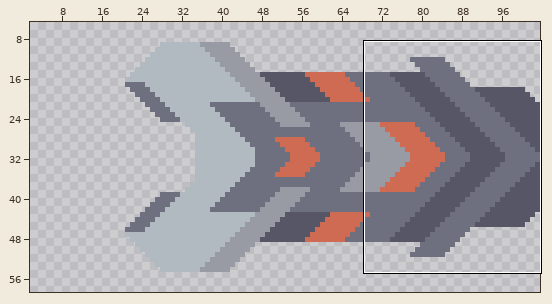
Two versions of one sprite sheet, sprites/unit/os/os4-cast-leg-base.png. The picture above shows the old version from afar; the outline marks the close-up.
Close-up. Before:
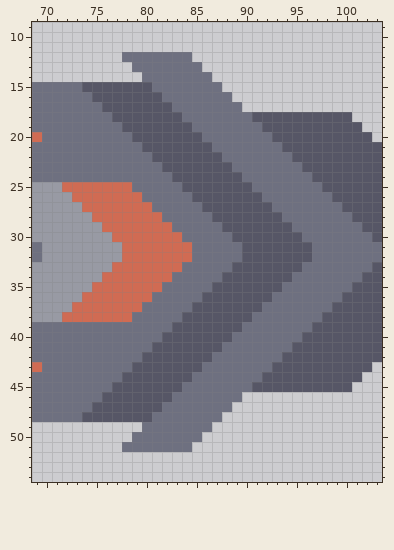
The file is 104x64 pixels. Shown: x 69..103, y 9..54. The wide view leaves out empty margins. The commit also changed other parts of the picture, which this record leaves out.
After the commit:
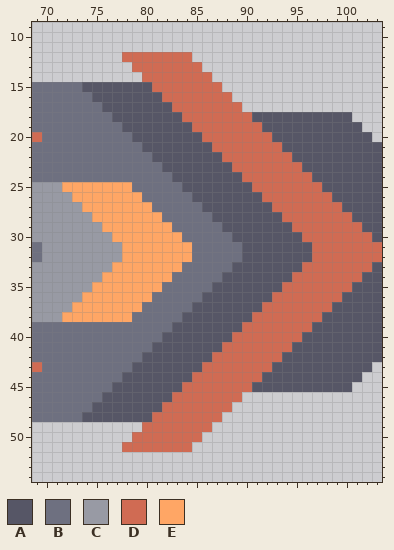
Palette (. is transparent): A #565666  B #6e7080  C #989aa4  D #d06b53  E #ffa665
Change:
{"y":12,"x":78,"old":"BBBBBBB","new":"DDDDDDD"}
{"y":13,"x":79,"old":"BBBBBBB","new":"DDDDDDD"}
{"y":14,"x":80,"old":"BBBBBBB","new":"DDDDDDD"}
{"y":15,"x":81,"old":"BBBBBBB","new":"DDDDDDD"}
{"y":16,"x":82,"old":"BBBBBBB","new":"DDDDDDD"}
{"y":17,"x":83,"old":"BBBBBBB","new":"DDDDDDD"}
{"y":18,"x":84,"old":"BBBBBBB","new":"DDDDDDD"}
{"y":19,"x":85,"old":"BBBBBBB","new":"DDDDDDD"}
{"y":20,"x":86,"old":"BBBBBBB","new":"DDDDDDD"}
{"y":21,"x":87,"old":"BBBBBBB","new":"DDDDDDD"}
{"y":22,"x":88,"old":"BBBBBBB","new":"DDDDDDD"}
{"y":23,"x":89,"old":"BBBBBBB","new":"DDDDDDD"}
{"y":24,"x":90,"old":"BBBBBBB","new":"DDDDDDD"}
{"y":25,"x":72,"old":"DDDDDDD","new":"EEEEEEE"}
{"y":25,"x":91,"old":"BBBBBBB","new":"DDDDDDD"}
{"y":26,"x":73,"old":"DDDDDDD","new":"EEEEEEE"}
{"y":26,"x":92,"old":"BBBBBBB","new":"DDDDDDD"}
{"y":27,"x":74,"old":"DDDDDDD","new":"EEEEEEE"}
{"y":27,"x":93,"old":"BBBBBBB","new":"DDDDDDD"}
{"y":28,"x":75,"old":"DDDDDDD","new":"EEEEEEE"}
{"y":28,"x":94,"old":"BBBBBBB","new":"DDDDDDD"}
{"y":29,"x":76,"old":"DDDDDDD","new":"EEEEEEE"}
{"y":29,"x":95,"old":"BBBBBBB","new":"DDDDDDD"}
{"y":30,"x":77,"old":"DDDDDDD","new":"EEEEEEE"}
{"y":30,"x":96,"old":"BBBBBBB","new":"DDDDDDD"}
{"y":31,"x":78,"old":"DDDDDDD","new":"EEEEEEE"}
{"y":31,"x":97,"old":"BBBBBBB","new":"DDDDDDD"}
{"y":32,"x":78,"old":"DDDDDDD","new":"EEEEEEE"}
{"y":32,"x":97,"old":"BBBBBBB","new":"DDDDDDD"}
{"y":33,"x":77,"old":"DDDDDDD","new":"EEEEEEE"}
{"y":33,"x":96,"old":"BBBBBBB","new":"DDDDDDD"}
{"y":34,"x":76,"old":"DDDDDDD","new":"EEEEEEE"}
{"y":34,"x":95,"old":"BBBBBBB","new":"DDDDDDD"}
{"y":35,"x":75,"old":"DDDDDDD","new":"EEEEEEE"}
{"y":35,"x":94,"old":"BBBBBBB","new":"DDDDDDD"}
{"y":36,"x":74,"old":"DDDDDDD","new":"EEEEEEE"}
{"y":36,"x":93,"old":"BBBBBBB","new":"DDDDDDD"}
{"y":37,"x":73,"old":"DDDDDDD","new":"EEEEEEE"}
{"y":37,"x":92,"old":"BBBBBBB","new":"DDDDDDD"}
{"y":38,"x":72,"old":"DDDDDDD","new":"EEEEEEE"}
{"y":38,"x":91,"old":"BBBBBBB","new":"DDDDDDD"}
{"y":39,"x":90,"old":"BBBBBBB","new":"DDDDDDD"}
{"y":40,"x":89,"old":"BBBBBBB","new":"DDDDDDD"}
{"y":41,"x":88,"old":"BBBBBBB","new":"DDDDDDD"}
{"y":42,"x":87,"old":"BBBBBBB","new":"DDDDDDD"}
{"y":43,"x":86,"old":"BBBBBBB","new":"DDDDDDD"}
{"y":44,"x":85,"old":"BBBBBBB","new":"DDDDDDD"}
{"y":45,"x":84,"old":"BBBBBBB","new":"DDDDDDD"}
{"y":46,"x":83,"old":"BBBBBBB","new":"DDDDDDD"}
{"y":47,"x":82,"old":"BBBBBBB","new":"DDDDDDD"}
{"y":48,"x":81,"old":"BBBBBBB","new":"DDDDDDD"}
{"y":49,"x":80,"old":"BBBBBBB","new":"DDDDDDD"}
{"y":50,"x":79,"old":"BBBBBBB","new":"DDDDDDD"}
{"y":51,"x":78,"old":"BBBBBBB","new":"DDDDDDD"}
{"label":"changed","picture_box":[62,52,382,452]}
